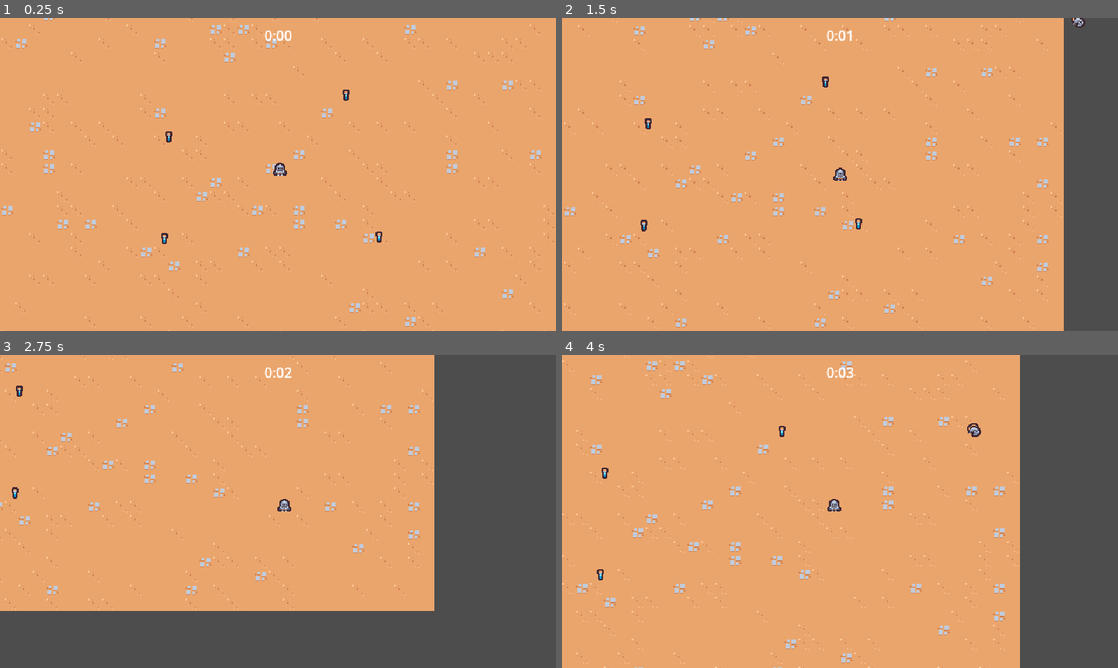
Above: before the commit, frames 1-4 (two rows, left to right).
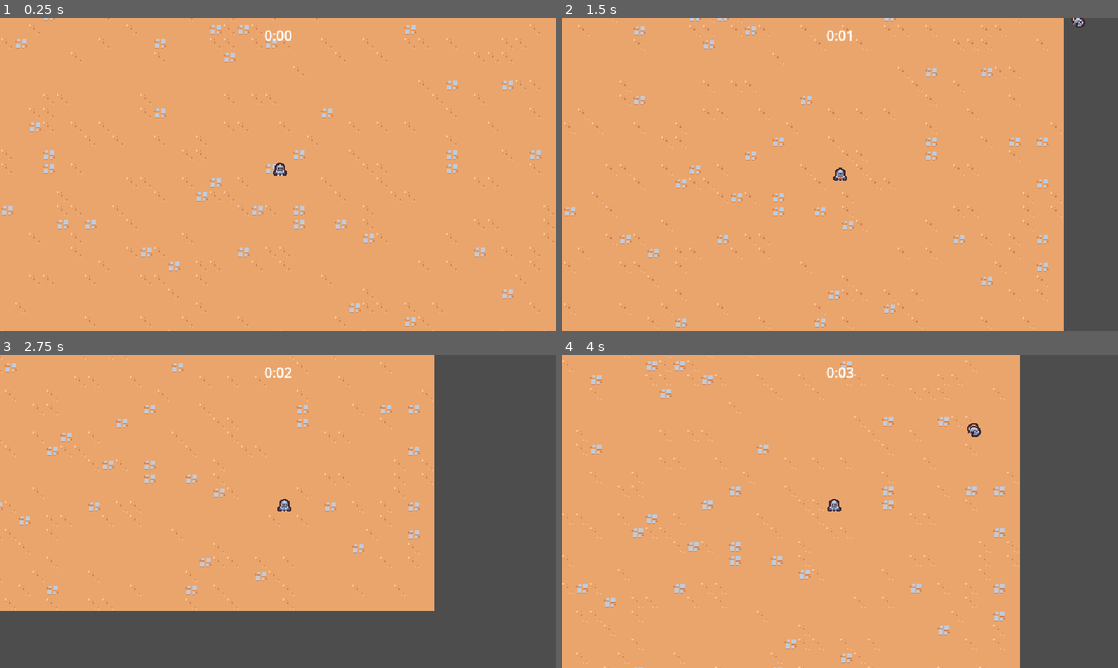
Above: after the commit, the same moments.

Repository: ToraSpaceLab/Survivors
Game: Godot game, scene res://scenes/main/main.tscn
Same seed, same stepped clock (60 frames per second), same inputs: the game is played once before the commit and once after it.
Inputs:
- Up to frame 1 (0.25 s): no input
- Up to frame 2 (1.5 s): hold D (move_right) 0.53-1.28 s; hold S (move_down) from 1.28 s (still down)
- Up to frame 3 (2.75 s): release S (move_down) at 2.03 s; hold D (move_right) from 2.03 s (still down)
- Up to frame 4 (4 s): release D (move_right) at 2.78 s; hold W (move_up) 2.78-3.53 s; hold A (move_left) from 3.53 s (still down)

The runs differ from the first frame. In frame 1, 0.1% of the frame differs, in the area x 29-69%, y 22-73%; in frame 2, 0.1%, in the area x 14-54%, y 18-69%; in frame 3, less than 0.1%; in frame 4, 0.1%.

Commit message:
Creating health component

Diff:
--- /dev/null
+++ b/scenes/component/health_component.gd
@@ -0,0 +1,23 @@
+extends Node
+class_name HealthComponent
+
+signal died
+
+@export var max_health: float = 10
+
+var current_health
+
+
+func _ready():
+	current_health = max_health
+
+
+func damage(damage_amount: float):
+	current_health = max(current_health - damage_amount, 0)
+	Callable(check_death).call_deferred()
+
+
+func check_death():
+	if current_health == 0:
+		died.emit()
+		owner.queue_free()
--- /dev/null
+++ b/scenes/component/health_component.tscn
@@ -0,0 +1,6 @@
+[gd_scene load_steps=2 format=3 uid="uid://b2qvhl41jw3xl"]
+
+[ext_resource type="Script" path="res://scenes/component/health_component.gd" id="1_2d50k"]
+
+[node name="HealthComponent" type="Node"]
+script = ExtResource("1_2d50k")
--- /dev/null
+++ b/scenes/component/vial_drop_component.gd
@@ -0,0 +1,25 @@
+extends Node
+
+@export_range(0, 1) var drop_percent: float = .5
+@export var health_component: Node
+@export var vial_scene: PackedScene
+
+
+func _ready() -> void:
+	(health_component as HealthComponent).died.connect(on_died)
+
+
+func on_died():
+	if randf() > drop_percent:
+		return
+
+	if vial_scene == null:
+		return
+
+	if owner is not Node2D:
+		return
+
+	var spawn_position = (owner as Node2D).global_position
+	var vial_instance = vial_scene.instantiate() as Node2D
+	owner.get_parent().add_child(vial_instance)
+	vial_instance.global_position = spawn_position;
--- /dev/null
+++ b/scenes/component/vial_drop_component.tscn
@@ -0,0 +1,8 @@
+[gd_scene load_steps=3 format=3 uid="uid://bubwmv268xyne"]
+
+[ext_resource type="Script" path="res://scenes/component/vial_drop_component.gd" id="1_n6f20"]
+[ext_resource type="PackedScene" uid="uid://qns1ljbbic01" path="res://scenes/game_object/experience_vial/experience_vial.tscn" id="2_nonj5"]
+
+[node name="VialDropComponent" type="Node"]
+script = ExtResource("1_n6f20")
+vial_scene = ExtResource("2_nonj5")
--- a/scenes/game_object/basic_enemy/basic_enemy.gd
+++ b/scenes/game_object/basic_enemy/basic_enemy.gd
@@ -2,8 +2,10 @@
 
 const MAX_SPEED = 40
 
+@onready var health_component: HealthComponent = $HealthComponent
+
 # Called when the node enters the scene tree for the first time.
-func _ready() -> void:
+func _ready():
 	$Area2D.area_entered.connect(on_area_entered)
 
 
@@ -22,4 +24,4 @@
 
 
 func on_area_entered(other_area: Area2D):
-	queue_free()
+	health_component.damage(100)
--- a/scenes/game_object/basic_enemy/basic_enemy.tscn
+++ b/scenes/game_object/basic_enemy/basic_enemy.tscn
@@ -1,7 +1,9 @@
-[gd_scene load_steps=5 format=3 uid="uid://66bjjkexucfi"]
+[gd_scene load_steps=7 format=3 uid="uid://66bjjkexucfi"]
 
 [ext_resource type="Script" path="res://scenes/game_object/basic_enemy/basic_enemy.gd" id="1_7r5bd"]
 [ext_resource type="Texture2D" uid="uid://cnlqcakox4jnp" path="res://scenes/game_object/basic_enemy/basic_enemy.png" id="1_q0spr"]
+[ext_resource type="PackedScene" uid="uid://b2qvhl41jw3xl" path="res://scenes/component/health_component.tscn" id="2_d1l2b"]
+[ext_resource type="PackedScene" uid="uid://bubwmv268xyne" path="res://scenes/component/vial_drop_component.tscn" id="3_v2etw"]
 
 [sub_resource type="CircleShape2D" id="CircleShape2D_4jjbt"]
 radius = 12.0
@@ -14,6 +16,11 @@
 collision_mask = 9
 motion_mode = 1
 script = ExtResource("1_7r5bd")
+
+[node name="HealthComponent" parent="." instance=ExtResource("2_d1l2b")]
+
+[node name="VialDropComponent" parent="." node_paths=PackedStringArray("health_component") instance=ExtResource("3_v2etw")]
+health_component = NodePath("../HealthComponent")
 
 [node name="Area2D" type="Area2D" parent="."]
 collision_layer = 0
--- a/scenes/main/main.tscn
+++ b/scenes/main/main.tscn
@@ -7,7 +7,6 @@
 [ext_resource type="PackedScene" uid="uid://8ejylbqrb6kd" path="res://scenes/game_object/player/player.tscn" id="1_ty46k"]
 [ext_resource type="PackedScene" uid="uid://cexp3pr866ap4" path="res://scenes/manager/arena_time_manager.tscn" id="2_fwei2"]
 [ext_resource type="PackedScene" uid="uid://eudtcqsh0d4i" path="res://scenes/manager/experience_manager.tscn" id="4_31f2m"]
-[ext_resource type="PackedScene" uid="uid://qns1ljbbic01" path="res://scenes/game_object/experience_vial/experience_vial.tscn" id="7_52kac"]
 
 [node name="Main" type="Node"]
 
@@ -29,15 +28,3 @@
 
 [node name="Player" parent="." instance=ExtResource("1_ty46k")]
 position = Vector2(322, 176)
-
-[node name="ExperienceVail" parent="." instance=ExtResource("7_52kac")]
-position = Vector2(194, 131)
-
-[node name="ExperienceVail2" parent="." instance=ExtResource("7_52kac")]
-position = Vector2(189, 248)
-
-[node name="ExperienceVail3" parent="." instance=ExtResource("7_52kac")]
-position = Vector2(436, 246)
-
-[node name="ExperienceVail4" parent="." instance=ExtResource("7_52kac")]
-position = Vector2(398, 83)
Not shown: 1 places in scenes/main/main.tscn that only renumber resources
